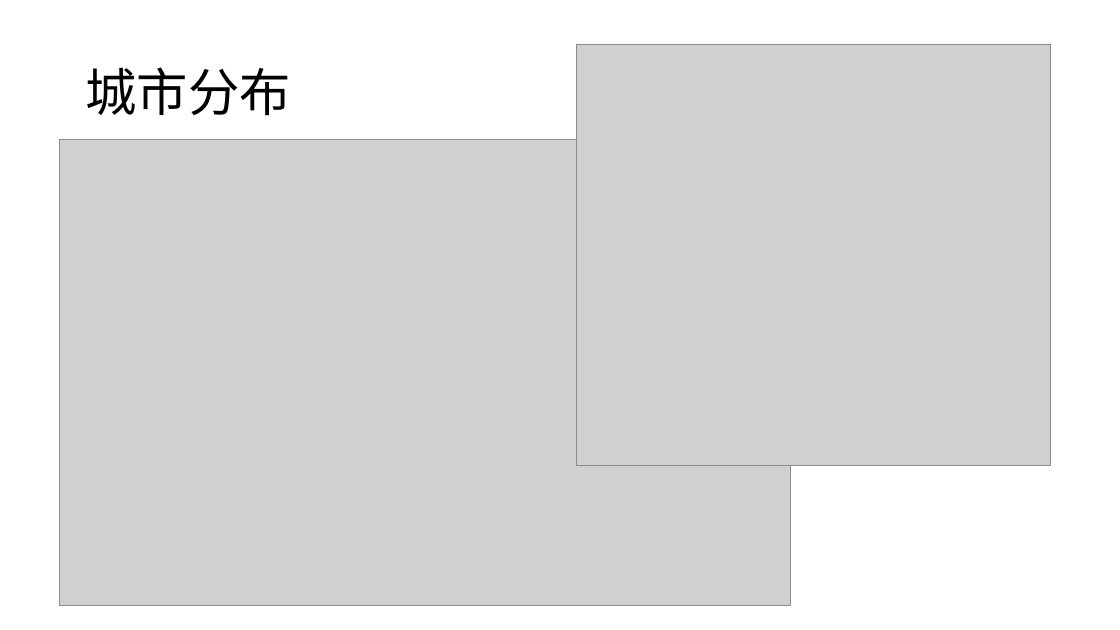
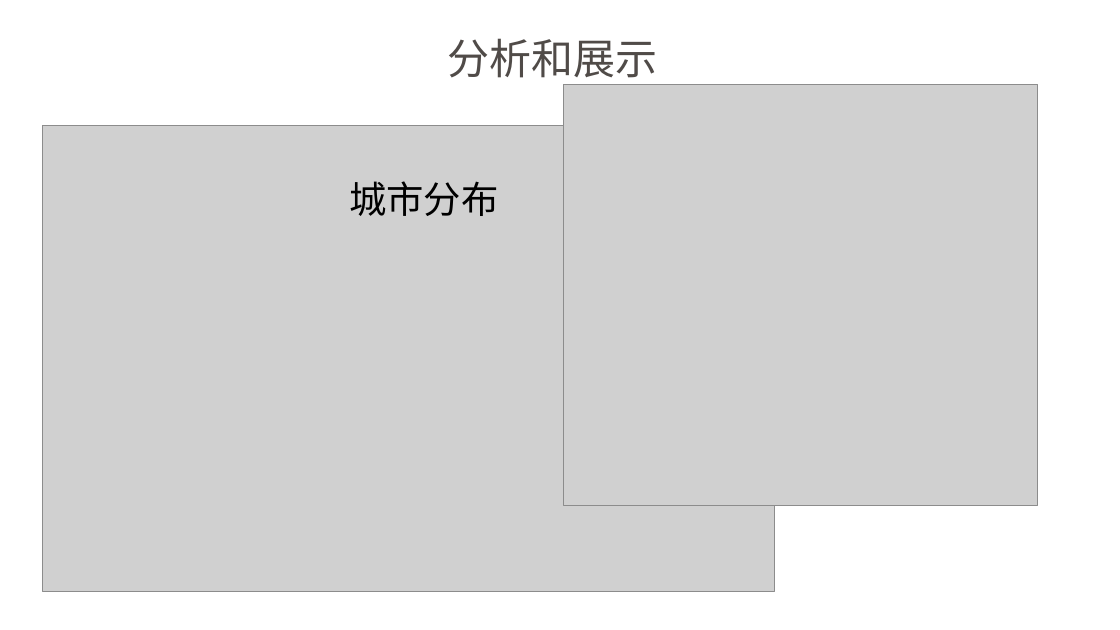
Before and after one commit to ShiyuNie/DataAnalysisSample-python, a slide deck: slide 8 of LagouAnalyst.pptx (slide 3 before the commit). Drawn at 1120x630 pixels with LibreOffice and Linux fonts; fonts in the diff are those of the drawing; grey boxes stand for pictures. Boxes give left, top, right and bottom in pixels: in the first picture for what was removed or moved away, otherwise in the second. Text is boxed around its words. In the diff, an @@ line names an element or a change of style, - is before the commit and + after.

```diff
--- a/LagouAnalyst.pptx
+++ b/LagouAnalyst.pptx
@@ text added at [447,38,657,85], 36 pt, text #504B48 @@
+分析和展示
@@ picture: place and size @@
-picture at [576,44,1050,465]
+picture at [564,84,1038,506]
@@ picture: place and size @@
-picture at [60,139,791,605]
+picture at [43,125,775,591]
@@ title "城市分布": place and size @@
-title "城市分布" at [85,67,290,115]
+title "城市分布" at [349,181,498,216]
@@ title "城市分布" at [349,181,498,216]: size 44 to 32 pt @@
```
Also in this commit, not shown: 13 other slides changed, 8 slides added, 3 slides removed.
